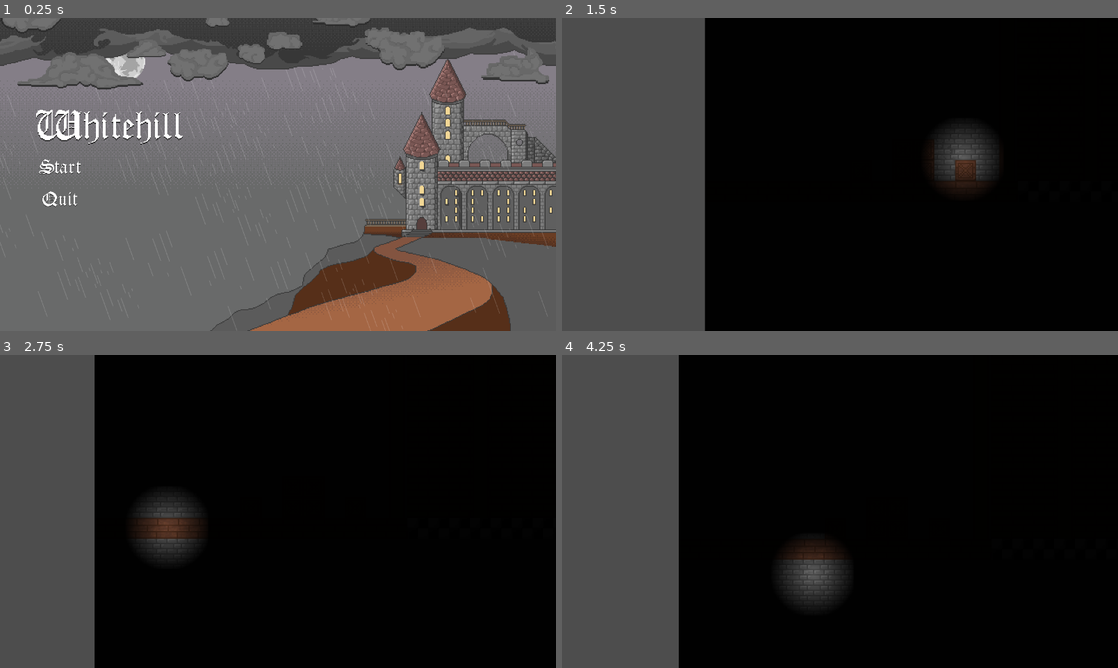
Above: before the commit, frames 1-4 (two rows, left to right).
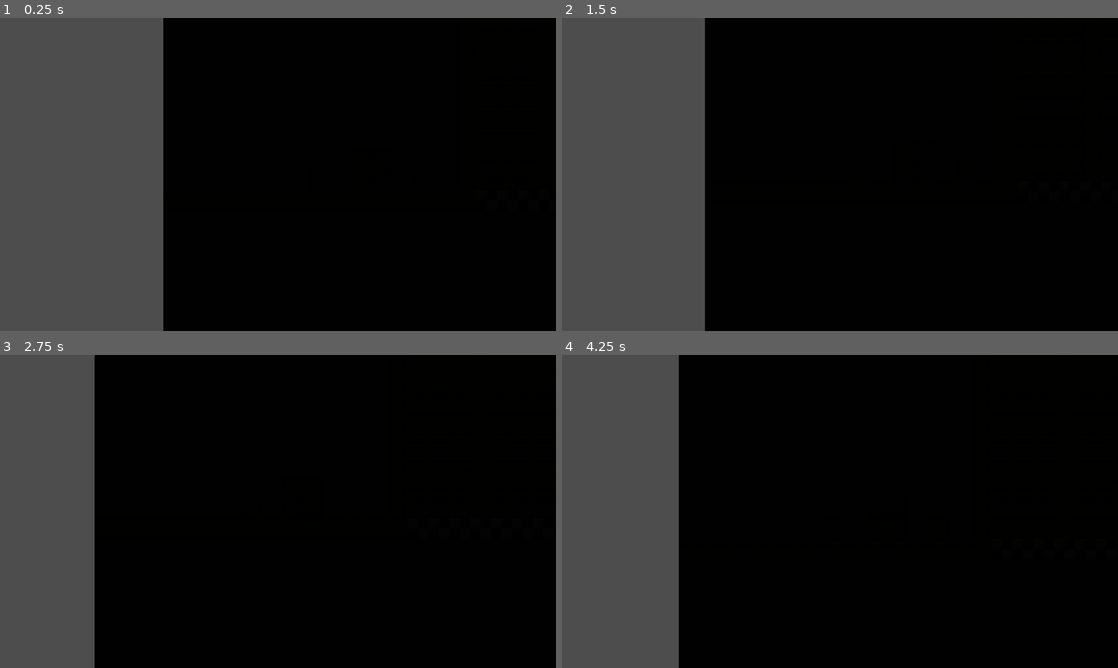
Above: after the commit, the same moments.

Repository: lestercantor/gwj-74---haunted
Game: Godot game, scene res://Level/Level.tscn
The game is run twice, just before and just after one commit, with the same random seed, the same clock (stepped at 60 frames per second) and the same inputs. Before the commit the project starts from res://Art Assets/Art Scenes/MainMenuBackground.tscn.
Inputs (mouse positions are in pixels of both pictures, inside the frame that each line leads up to):
- Up to frame 1 (0.25 s): no input
- Up to frame 2 (1.5 s): click (623, 168) at 0.52 s; tap Enter at 1.25 s; move the mouse to (962, 158) at 1.27 s; hold D (move_right) from 1.28 s (still down); click (962, 158) at 1.35 s
- Up to frame 3 (2.75 s): keep holding D (move_right); tap Space (jump) at 1.52, 2.27 s; move the mouse to (166, 527) at 2.02 s; click (166, 527) at 2.1 s
- Up to frame 4 (4.25 s): tap Space (jump) at 2.75, 3.77 s; move the mouse to (895, 442) at 2.77 s; release D (move_right) at 2.78 s; hold A (move_left) 2.78-3.53 s; click (895, 442) at 2.85 s; move the mouse to (812, 574) at 3.52 s; hold D (move_right) from 3.53 s (still down); click (812, 574) at 3.6 s

The runs differ from the first frame. In frame 1, 97% of the frame differs, in the area x 0-100%, y 0-100%; in frame 2, 1.8%; in frame 3, 1.8%; in frame 4, 1.9%.

Commit message:
activate light when holding down left click
tried to make the light colour to be more of a flame but doesn't look right to me... can you fix?

Diff:
--- a/Player/Mouse_Light.gd
+++ b/Player/Mouse_Light.gd
@@ -3,5 +3,15 @@
 
 @export var light: PointLight2D
 
+func _ready() -> void:
+	light.texture_scale = 7
+	light.enabled = false
+
 func _process(delta: float) -> void:
 	light.global_position = get_global_mouse_position()
+	if Input.is_action_just_pressed("activate_light"):
+		light.enabled = true
+
+
+	elif Input.is_action_just_released("activate_light"):
+		light.enabled = false
--- a/Player/player.tscn
+++ b/Player/player.tscn
@@ -38,5 +38,6 @@
 light = NodePath("PointLight2D")
 
 [node name="PointLight2D" type="PointLight2D" parent="MouseLight"]
+color = Color(0.82235, 0.579043, 0.355313, 1)
 texture = SubResource("GradientTexture2D_3akqv")
 texture_scale = 3.0
--- a/project.godot
+++ b/project.godot
@@ -11,7 +11,7 @@
 [application]
 
 config/name="GWJ 74 - Haunted"
-run/main_scene="res://Art Assets/Art Scenes/MainMenuBackground.tscn"
+run/main_scene="res://Level/Level.tscn"
 config/features=PackedStringArray("4.3", "Forward Plus")
 config/icon="res://icon.svg"
 
@@ -41,6 +41,11 @@
 "events": [Object(InputEventKey,"resource_local_to_scene":false,"resource_name":"","device":-1,"window_id":0,"alt_press …(191 unchanged characters)…
 ]
 }
+activate_light={
+"deadzone": 0.5,
+"events": [Object(InputEventMouseButton,"resource_local_to_scene":false,"resource_name":"","device":-1,"window_id":0,"alt_pressed":false,"shift_pressed":false,"ctrl_pressed":false,"meta_pressed":false,"button_mask":0,"position":Vector2(0, 0),"global_position":Vector2(0, 0),"factor":1.0,"button_index":1,"canceled":false,"pressed":false,"double_click":false,"script":null)
+]
+}
 
 [layer_names]
 
